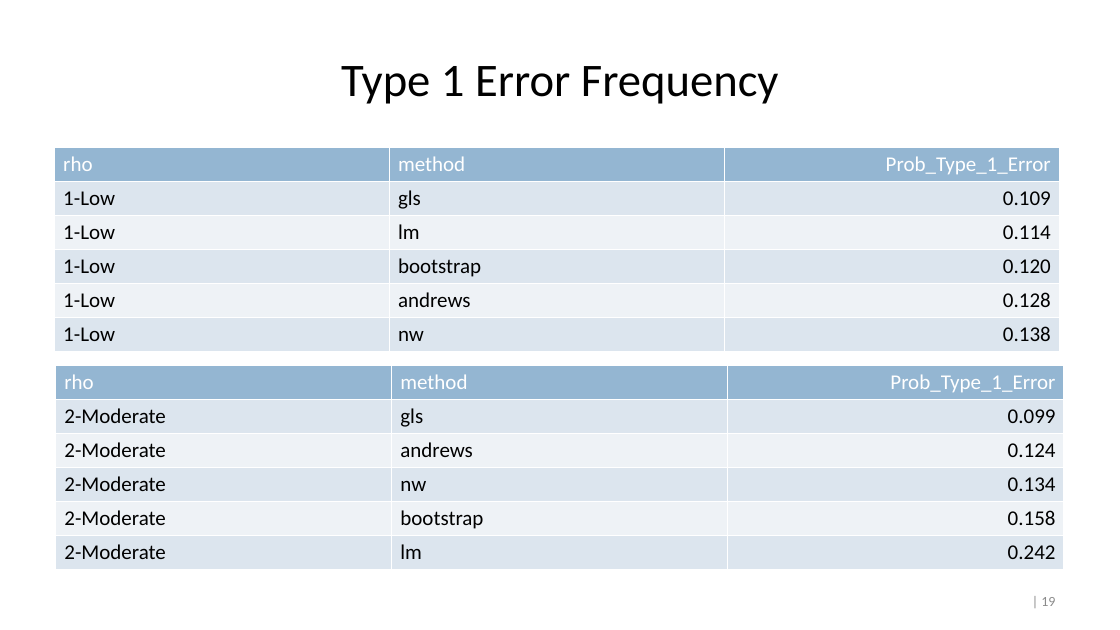
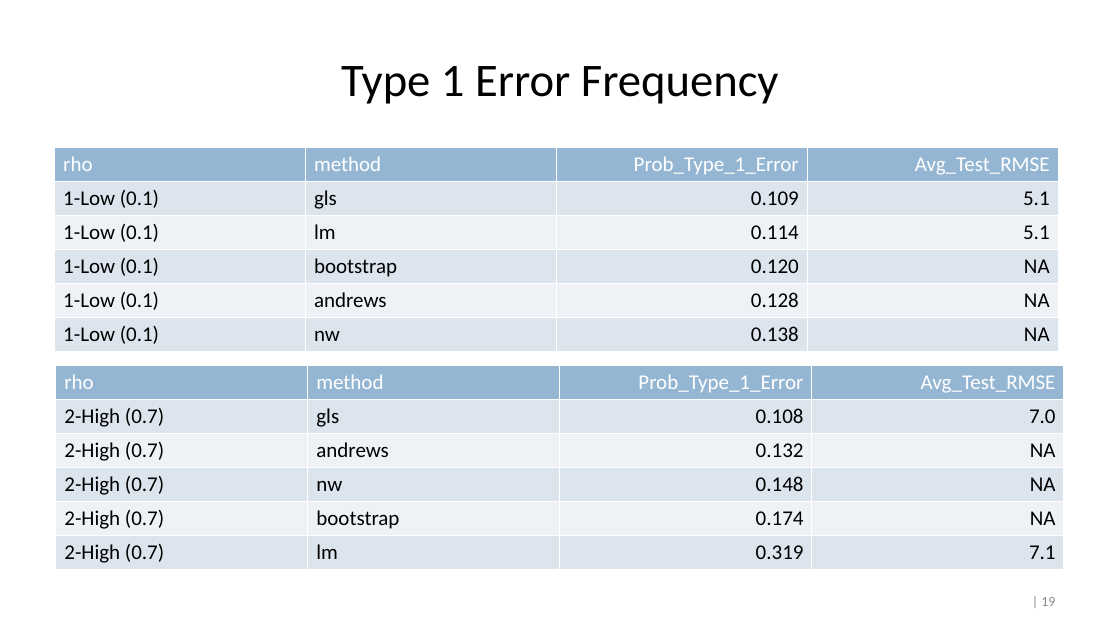
Before and after one commit to crossxwill/Northwestern_MSIA_2022, a slide deck: slide 19 of time_series_regression.pptx. Drawn at 1120x630 pixels with LibreOffice and Linux fonts; fonts in the diff are those of the drawing. Boxes give left, top, right and bottom in pixels: in the first picture for what was removed or moved away, otherwise in the second. Text is boxed around its words. In the diff, an @@ line names an element or a change of style, - is before the commit and + after.

Commit message:
added test set performance

```diff
--- a/time_series_regression.pptx
+++ b/time_series_regression.pptx
@@ table at [55, 147, 1060, 365] @@
-column 1: rho | 1-Low | 1-Low | 1-Low | 1-Low | 1-Low
+column 1: rho | 1-Low (0.1) | 1-Low (0.1) | 1-Low (0.1) | 1-Low (0.1) | 1-Low (0.1)
+column 4: Avg_Test_RMSE | 5.1 | 5.1 | NA | NA | NA
@@ table at [56, 365, 1065, 567] @@
-column 1: rho | 2-Moderate | 2-Moderate | 2-Moderate | 2-Moderate | 2-Moderate
+column 1: rho | 2-High (0.7) | 2-High (0.7) | 2-High (0.7) | 2-High (0.7) | 2-High (0.7)
-column 3: Prob_Type_1_Error | 0.099 | 0.124 | 0.134 | 0.158 | 0.242
+column 3: Prob_Type_1_Error | 0.108 | 0.132 | 0.148 | 0.174 | 0.319
+column 4: Avg_Test_RMSE | 7.0 | NA | NA | NA | 7.1
```
Also in this commit, not shown: 2 other slides changed, 1 other file.
